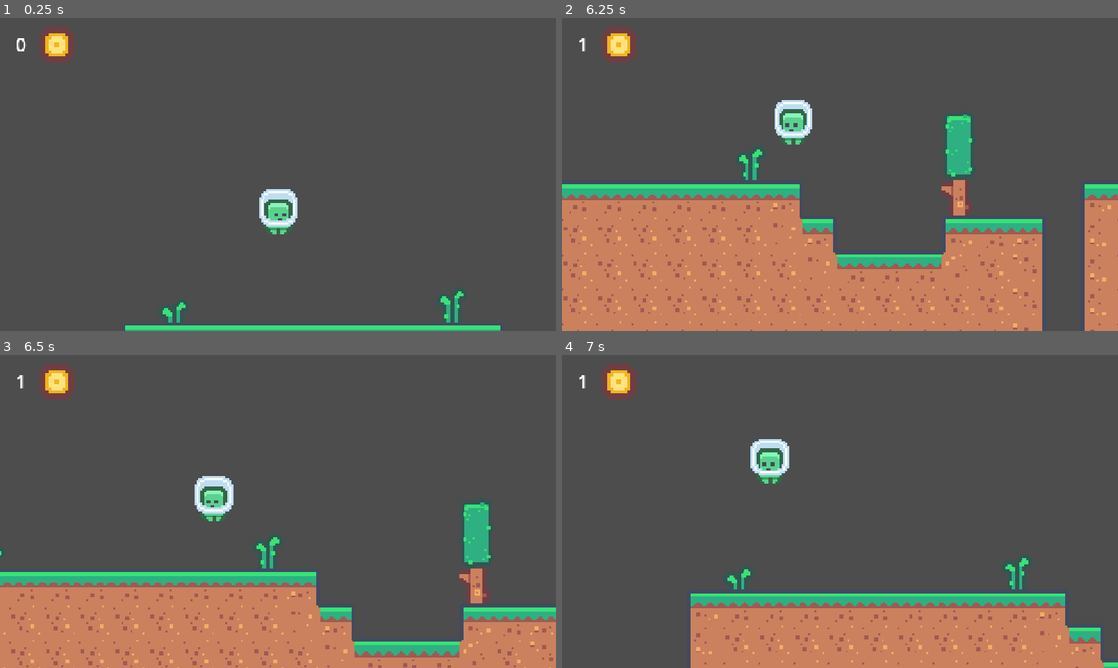
Above: before the commit, frames 1-4 (two rows, left to right).
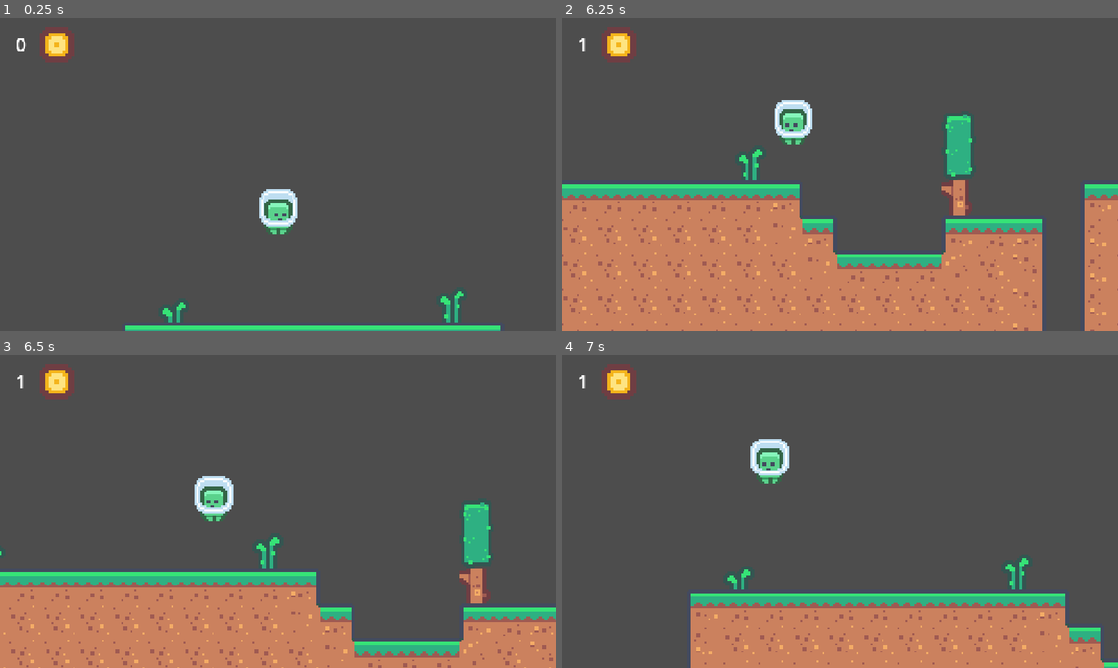
Above: after the commit, the same moments.

Repository: MAL-11DGT-2025/92005-sprint-1-Dekoder-py-school
Game: Godot game, scene res://scenes/levels/level_three.tscn
The game is run twice, just before and just after one commit, with the same random seed, the same clock (stepped at 60 frames per second) and the same inputs. This scene is started directly instead of the project's main scene. Sound files missing from this copy of the repository are replaced by a short silence.
Inputs:
- Up to frame 1 (0.25 s): no input
- Up to frame 2 (6.25 s): hold D (right) 0.53-2.03 s; tap W (jump) at 0.77, 1.52, 3.02, 3.77, 4.52, 6.02 s; hold A (left) 2.03-2.78 s; hold D (right) 2.78-4.28 s; hold A (left) 4.28-5.03 s; hold D (right) 5.03-5.78 s; hold A (left) from 5.78 s (still down)
- Up to frame 3 (6.5 s): keep holding A (left)
- Up to frame 4 (7 s): keep holding A (left); tap W (jump) at 6.77 s

Frames 1-2 are identical in both runs. In frame 3, less than 0.1% of the frame differs, in the area x 0-87%, y 72-74%; in frame 4, nothing differs.

Commit message:
add end label (temp)

Diff:
--- a/scenes/levels/level_three.tscn
+++ b/scenes/levels/level_three.tscn
@@ -1,10 +1,9 @@
-[gd_scene load_steps=14 format=4 uid="uid://dbqou5uxd3q7l"]
+[gd_scene load_steps=13 format=4 uid="uid://dbqou5uxd3q7l"]
 
 [ext_resource type="Texture2D" uid="uid://byfhan2k428p4" path="res://assets/tilemap.png" id="1_7ry6i"]
 [ext_resource type="PackedScene" uid="uid://b7jtkf7digme3" path="res://scenes/player/player.tscn" id="2_vmov0"]
 [ext_resource type="PackedScene" uid="uid://cf14ufgngavb4" path="res://scenes/killzone/killzone.tscn" id="3_7s1bx"]
 [ext_resource type="PackedScene" uid="uid://doq58swoolqcp" path="res://scenes/coin/coin.tscn" id="4_jbu4w"]
-[ext_resource type="PackedScene" uid="uid://b1kfkrl1d3bnm" path="res://scenes/level_transistion/level_transition.tscn" id="5_s458d"]
 [ext_resource type="PackedScene" uid="uid://se3sxnql1uyy" path="res://scenes/hud/hud.tscn" id="6_31lil"]
 [ext_resource type="PackedScene" uid="uid://ctlqgcouybjuw" path="res://scenes/platform/platform.tscn" id="7_4pegr"]
 
@@ -278,7 +277,7 @@
 &"move": SubResource("Animation_ne1fp")
 }
 
-[node name="level_two" type="Node"]
+[node name="level_three" type="Node"]
 
 [node name="Midground" type="TileMapLayer" parent="."]
 tile_map_data = PackedByteArray("AAA5ABUAAQABAAAAAAA6ABUAAQACAAAAAAA7ABUAAQACAAAAAAA8ABUAAQADAAAAAAAMABwAAQABAAEAAAAMAB …(3056 unchanged characters)…
@@ -298,9 +297,6 @@
 
 [node name="Coin" parent="Coins" instance=ExtResource("4_jbu4w")]
 position = Vector2(457, 533)
-
-[node name="LevelTransition" parent="." instance=ExtResource("5_s458d")]
-position = Vector2(1061, 368)
 
 [node name="HUD" parent="." instance=ExtResource("6_31lil")]
 
@@ -313,4 +309,11 @@
 }
 autoplay = "move"
 
+[node name="TempEnd" type="Label" parent="."]
+offset_left = 1021.0
+offset_top = 337.0
+offset_right = 1118.0
+offset_bottom = 360.0
+text = "You Made It!"
+
 [connection signal="body_entered" from="Coins/Coin" to="HUD" method="_on_coin_body_entered"]
